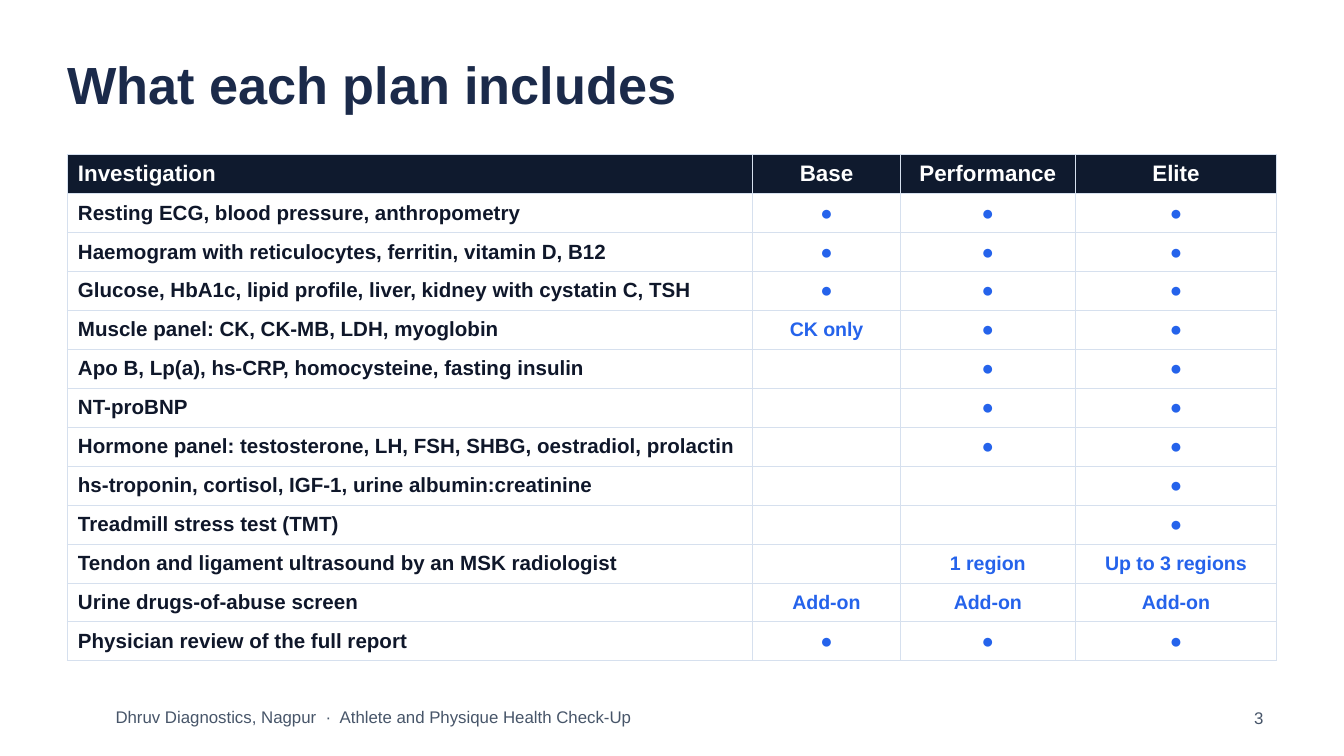
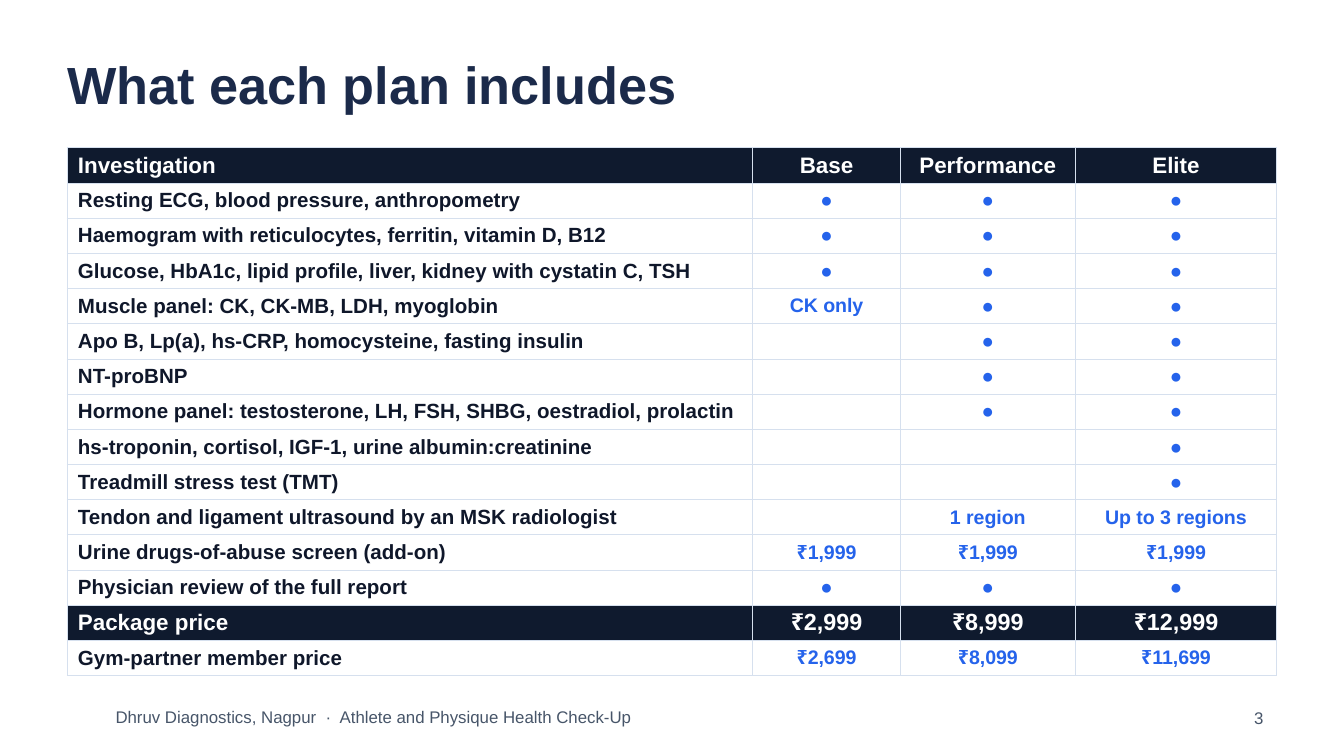
Before and after one commit to Ani6/BlisteringBlockchain, a slide deck: slide 3 of dhruv-athlete-healthcheck/Dhruv_Athlete_Physique_HealthCheck_Deck.pptx. Drawn at 1344x756 pixels with LibreOffice and Linux fonts; fonts in the diff are those of the drawing; background and template pictures are left out. Boxes give left, top, right and bottom in pixels: in the first picture for what was removed or moved away, otherwise in the second. Text is boxed around its words. In the diff, an @@ line names an element or a change of style, - is before the commit and + after.

```diff
--- a/dhruv-athlete-healthcheck/Dhruv_Athlete_Physique_HealthCheck_Deck.pptx
+++ b/dhruv-athlete-healthcheck/Dhruv_Athlete_Physique_HealthCheck_Deck.pptx
@@ table at [67, 148, 1277, 674] @@
-row 12: Urine drugs-of-abuse screen | Add-on | Add-on | Add-on
+row 12: Urine drugs-of-abuse screen (add-on) | ₹1,999 | ₹1,999 | ₹1,999
+row 14: Package price | ₹2,999 | ₹8,999 | ₹12,999
+row 15: Gym-partner member price | ₹2,699 | ₹8,099 | ₹11,699
@@ table: place and size @@
-table at [67, 155, 1277, 657]
+table at [67, 148, 1277, 674]
```
Also in this commit, not shown: 14 other files.
